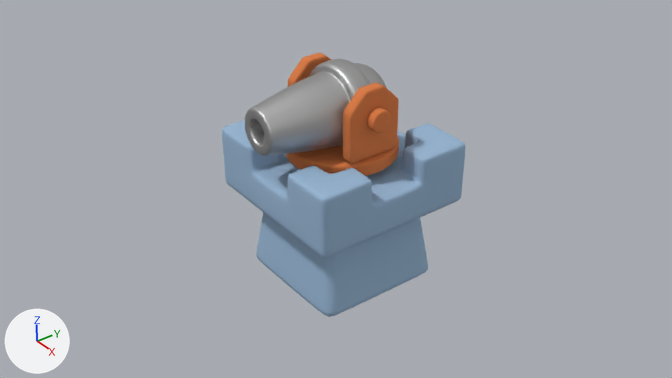
The Blender file Assets/Plants/Plant Prefabs/Tower.blend as it was, and as the next commit left it.
Camera for both pictures: the file's camera 'Camera'. The axes (+X, +Y, +Z) are drawn at lower left. The lights are the same throughout.
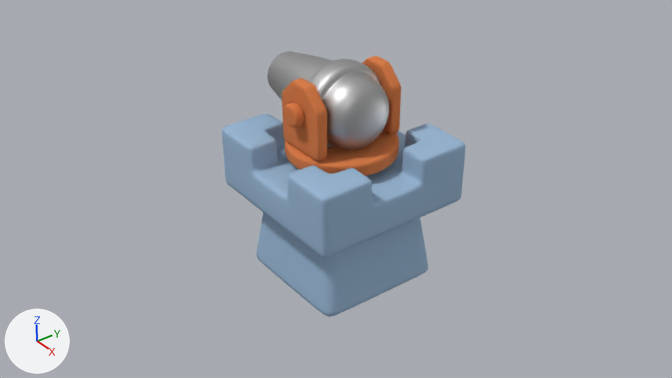
Edits to the scene script, one JSON object a line:
```json
{"op": "set", "path": "ob_circle.rotation_euler", "old": "(0.0, 0.0, 0.0)", "new": "(0.0, 0.0, -1.571)", "note": "degrees (0, 0, 0) -> degrees (0, 0, -90)"}
```

Boxes (x1, y1, x2, y2) around the edits, measured in the pictures (672 x 378 px):
```json
{"object": "Cylinder", "change": "turned", "before": [245, 59, 387, 156], "after": [267, 51, 389, 150]}
{"object": "Plane.004", "change": "turned", "before": [288, 53, 399, 163], "after": [282, 56, 401, 161]}
{"object": "Circle", "change": "turned", "before": [286, 135, 399, 176], "after": [285, 131, 399, 176]}
```
